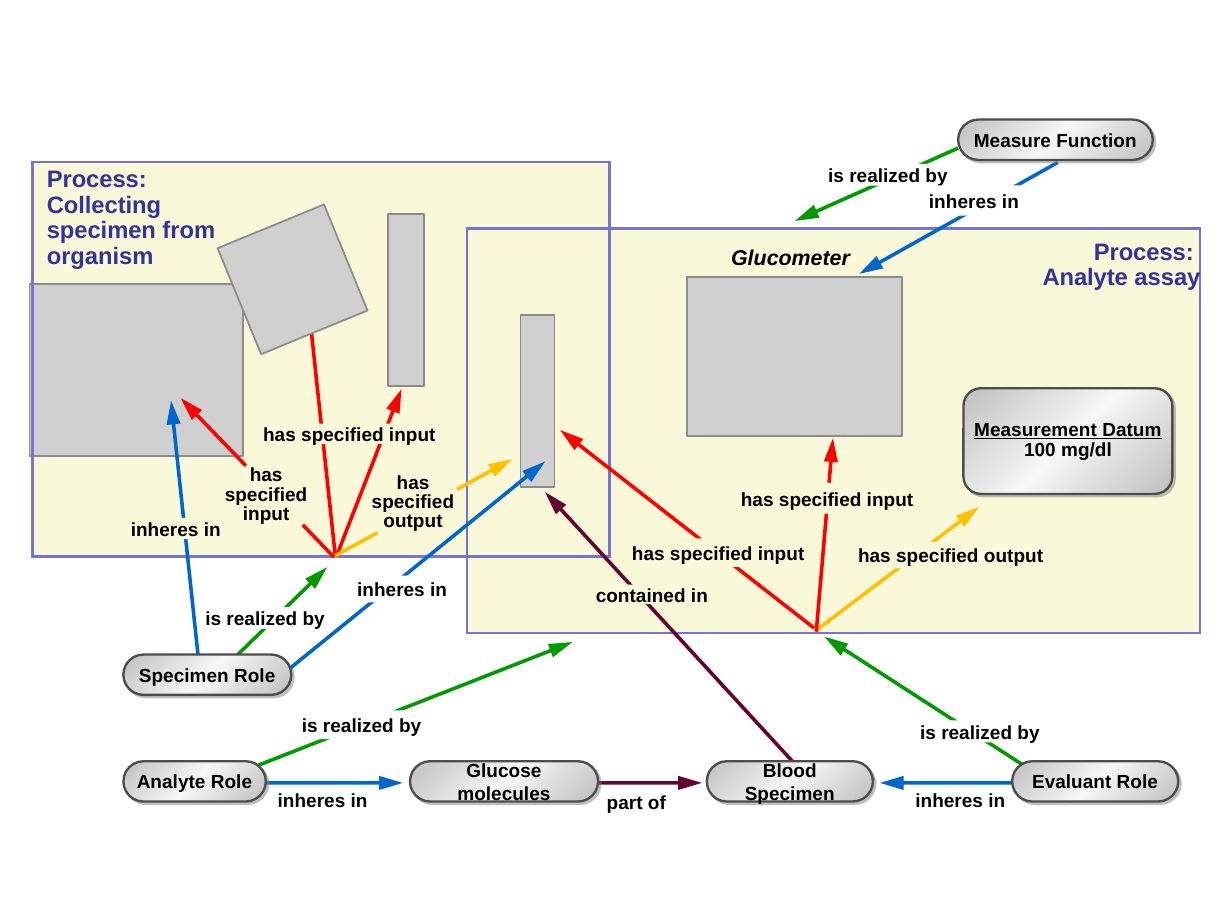
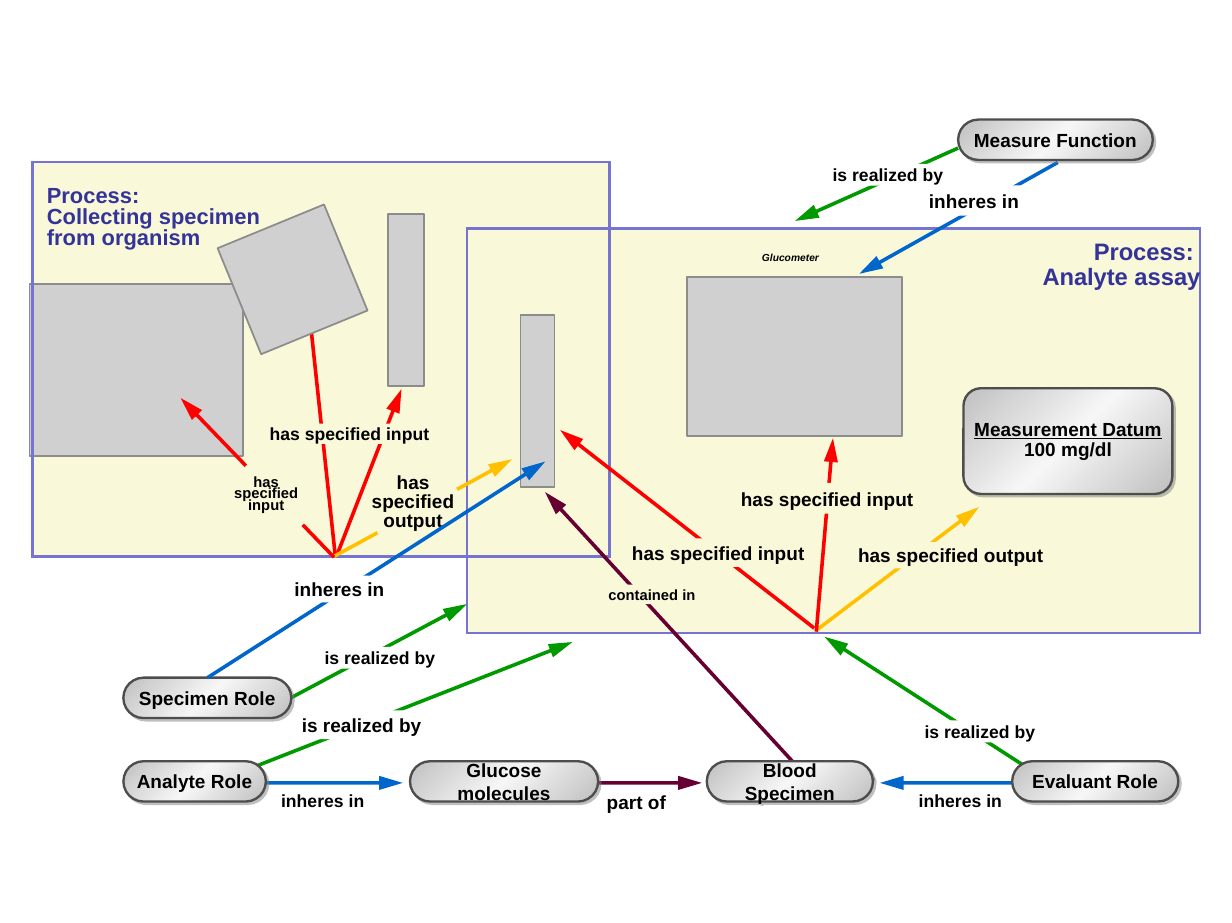
Before and after one commit to obi-ontology/obi-legacy-svn, a slide deck: slide 1 of trunk/docs/papers/release/Figure 2.ppt. Drawn at 1232x923 pixels with LibreOffice and Linux fonts; fonts in the diff are those of the drawing; grey boxes stand for pictures. Boxes give left, top, right and bottom in pixels: in the first picture for what was removed or moved away, otherwise in the second. Text is boxed around its words. In the diff, an @@ line names an element or a change of style, - is before the commit and + after.

Commit message:
Based on discussion on 11/10/2014 OBI call: Remove the 'specimen role' inheres_in mouse and specify 'specimen role' inheres_in blood specimen is_realized_by 'analyte assay'

```diff
--- a/trunk/docs/papers/release/Figure 2.ppt
+++ b/trunk/docs/papers/release/Figure 2.ppt
@@ text "Process: Collecting specimen from organism" at (47,188,260,250): size 10 to 9.2 pt; line spacing 0.9 to 0.8 @@
@@ text "Glucometer" at (762,253,819,261): size 9 to 4.3 pt @@
@@ arrow removed from (200, 666) to (171, 400) @@
@@ size 8 to 7.4 pt in 6 elements at (833,168,944,186), (919,794,1002,807), (281,794,365,807), (325,651,436,669), (925,725,1036,743), (270,427,429,445) @@
@@ arrow moved from (290, 666) - (545, 461) to (207, 677) - (545, 461) @@
@@ text "has specified input" at (234,476,298,513): size 8 to 6.2 pt; line spacing 0.85 to 0.65 @@
@@ text removed at (131,522,221,540) @@
-inheres in
@@ text "inheres in": place and size @@
-text "inheres in" at (357,582,447,596)
+text "inheres in" at (294,582,384,596)
@@ 4 texts: place and size @@
-4 texts at (248,249,1044,742)
+4 texts at (270,253,1036,743)
@@ text "contained in" at (608,589,695,600): size 8 to 6.2 pt @@
@@ arrow moved from (232, 660) - (326, 567) to (290, 697) - (466, 603) @@
@@ text "is realized by": place and size @@
-text "is realized by" at (205,611,325,629)
+text "is realized by" at (325,651,436,669)
@@ rounded rectangle "Specimen Role": place and size @@
-rounded rectangle "Specimen Role" at (123,654,290,695)
+rounded rectangle "Specimen Role" at (123,677,290,718)
```
